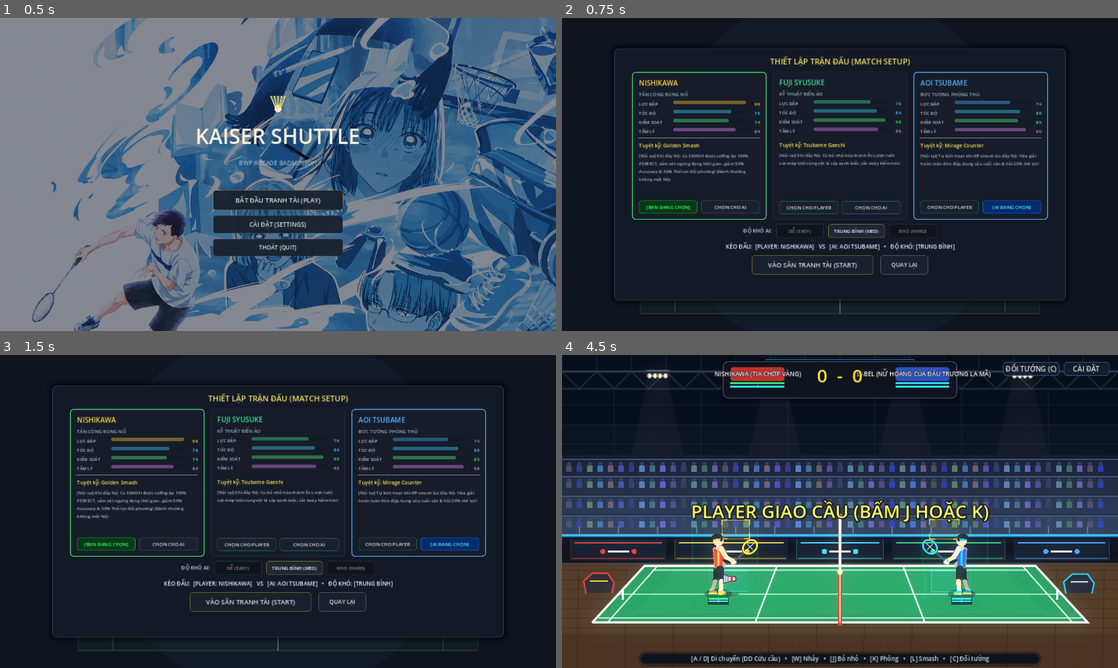
Above: before the commit, frames 1-4 (two rows, left to right).
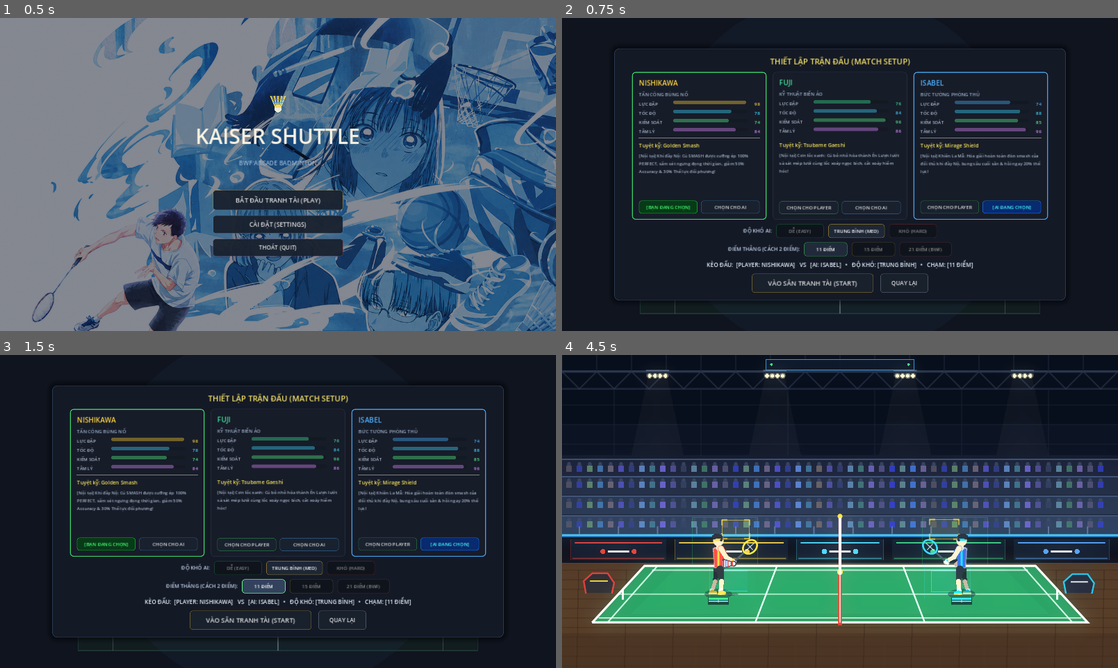
Above: after the commit, the same moments.

Repository: Lurz0205/kaiser-shuttle
Game: Godot game, scene res://scenes/Main.tscn
Two runs of this game, one before a commit and one after it. Both use one fixed random seed, a clock stepped at 60 frames per second and the inputs below.
Inputs (mouse positions are in pixels of both pictures, inside the frame that each line leads up to):
- Up to frame 1 (0.5 s): no input
- Up to frame 2 (0.75 s): click "BẮT ĐẦU TRANH TÀI (PLAY)" at 0.5 s
- Up to frame 3 (1.5 s): click (261, 586) at 1.25 s, where only the run after the commit has a clickable "11 ĐIỂM"
- Up to frame 4 (4.5 s): click (873, 586) at 2 s, where only the run after the commit has a clickable "15 ĐIỂM"; click "DỄ (EASY)" at 2.75 s; click "DỄ (EASY)" at 3.5 s; click "VÀO SÂN TRANH TÀI (START)" at 4.25 s

Frame 1 is identical in both runs. In frame 2, 2.5% of the frame differs, in the area x 13-86%, y 19-88%; in frame 3, 2.6%; in frame 4, 7.5%, in the area x 13-99%, y 1-100%.

Commit message:
feat: Isabel rename, AI hard stamina & anti-net blunder, Fuji gale vortex, target points & BWF deuce for scripts/ui/main_menu_controller.gd

Diff:
--- a/scripts/ui/main_menu_controller.gd
+++ b/scripts/ui/main_menu_controller.gd
@@ -8,7 +8,7 @@
 
 const CustomIcon = preload("res://scripts/ui/custom_icon.gd")
 
-signal start_match_requested(player_char: String, rival_char: String, difficulty: int)
+signal start_match_requested(player_char: String, rival_char: String, difficulty: int, target_points: int)
 signal settings_updated(squeak: bool)
 
 enum MenuState {
@@ -23,6 +23,7 @@
 var selected_player_id: String = "nishikawa"
 var selected_rival_id: String = "wall"
 var selected_difficulty: int = 1 # 0: Dễ, 1: Trung bình, 2: Khó
+var selected_target_points: int = 11 # 11, 15, hoặc 21
 
 # Settings parameters
 var squeak_enabled: bool = true
@@ -38,11 +39,14 @@
 var btn_diff_easy: Button
 var btn_diff_medium: Button
 var btn_diff_hard: Button
+var btn_pts_11: Button
+var btn_pts_15: Button
+var btn_pts_21: Button
 
 const CHAR_DATA = {
 	"nishikawa": {
 		"name": "NISHIKAWA",
-		"title": "The Golden Cannon",
+		"title": "Tia chớp vàng",
 		"archetype": "TẤN CÔNG BÙNG NỔ",
 		"color": Color(0.98, 0.82, 0.25, 1.0),
 		"icon_type": CustomIcon.IconType.LIGHTNING,
@@ -51,11 +55,11 @@
 		"control": 74,
 		"composure": 84,
 		"skill_name": "Golden Smash",
-		"skill_desc": "[Nội tại] Khi đầy Nộ: Cú SMASH được cưỡng ép 100% PERFECT, sấm sét ngưng đọng thời gian, giảm 50% Accuracy & 30% Thể lực đối phương! (Đánh thường không mất Nộ)"
+		"skill_desc": "[Nội tại] Khi đầy Nộ: Cú SMASH được cưỡng ép 100% PERFECT, sấm sét ngưng đọng thời gian, giảm 50% Accuracy & 30% Thể lực đối phương!"
 	},
 	"fuji": {
-		"name": "FUJI SYUSUKE",
-		"title": "The Maestro",
+		"name": "FUJI",
+		"title": "Cơn lốc xanh",
 		"archetype": "KỸ THUẬT BIẾN ẢO",
 		"color": Color(0.25, 0.88, 0.60, 1.0),
 		"icon_type": CustomIcon.IconType.FEATHER,
@@ -64,11 +68,11 @@
 		"control": 96,
 		"composure": 86,
 		"skill_name": "Tsubame Gaeshi",
-		"skill_desc": "[Nội tại] Khi đầy Nộ: Cú bỏ nhỏ hóa thành Én Lượn lướt sát mép lưới cùng vệt lá cây xanh biếc, cắt xoáy hiểm hóc!"
+		"skill_desc": "[Nội tại] Cơn lốc xanh: Cú bỏ nhỏ hóa thành Én Lượn lướt sà sát mép lưới cùng lốc xoáy ngọc bích, cắt xoáy hiểm hóc!"
 	},
 	"wall": {
-		"name": "AOI TSUBAME",
-		"title": "The Wall",
+		"name": "ISABEL",
+		"title": "Nữ hoàng của đấu trường La Mã",
 		"archetype": "BỨC TƯỜNG PHÒNG THỦ",
 		"color": Color(0.30, 0.70, 1.0, 1.0),
 		"icon_type": CustomIcon.IconType.SHIELD,
@@ -76,8 +80,8 @@
 		"agility": 88,
 		"control": 85,
 		"composure": 96,
-		"skill_name": "Mirage Counter",
-		"skill_desc": "[Nội tại] Tự kích hoạt khi đỡ smash lúc đầy Nộ: Hóa giải hoàn toàn đòn đập, bung sâu cuối sân & hồi 20% thể lực!"
+		"skill_name": "Mirage Shield",
+		"skill_desc": "[Nội tại] Khiên La Mã: Hóa giải hoàn toàn đòn smash của đối thủ khi đầy Nộ, bung sâu cuối sân & hồi ngay 20% thể lực!"
 	}
 }
 
@@ -118,6 +122,7 @@
 		if setup_panel.visible:
 			_update_setup_cards()
 			_update_difficulty_buttons()
+			_update_points_buttons()
 	if settings_panel: settings_panel.visible = (new_state == MenuState.SETTINGS)
 
 func _build_ui() -> void:
@@ -284,6 +289,30 @@
 	btn_diff_hard.pressed.connect(func(): _set_difficulty(2))
 	diff_box.add_child(btn_diff_hard)
 
+	# Điểm thắng ván đấu (Match Points: 11, 15, hoặc 21)
+	var pts_box = HBoxContainer.new()
+	pts_box.alignment = BoxContainer.ALIGNMENT_CENTER
+	pts_box.add_theme_constant_override("separation", 10)
+	setup_vbox.add_child(pts_box)
+
+	var lbl_pts = Label.new()
+	lbl_pts.text = "ĐIỂM THẮNG (CÁCH 2 ĐIỂM):"
+	lbl_pts.add_theme_font_size_override("font_size", 12)
+	lbl_pts.modulate = Color(0.75, 0.82, 0.90)
+	pts_box.add_child(lbl_pts)
+
+	btn_pts_11 = _create_clean_button("11 ĐIỂM", Color(0.3, 0.9, 0.4), Vector2(100, 32), 11)
+	btn_pts_11.pressed.connect(func(): _set_target_points(11))
+	pts_box.add_child(btn_pts_11)
+
+	btn_pts_15 = _create_clean_button("15 ĐIỂM", Color(0.95, 0.80, 0.25), Vector2(100, 32), 11)
+	btn_pts_15.pressed.connect(func(): _set_target_points(15))
+	pts_box.add_child(btn_pts_15)
+
+	btn_pts_21 = _create_clean_button("21 ĐIỂM (BWF)", Color(0.95, 0.40, 0.35), Vector2(120, 32), 11)
+	btn_pts_21.pressed.connect(func(): _set_target_points(21))
+	pts_box.add_child(btn_pts_21)
+
 	# Matchup Summary
 	label_matchup_summary = Label.new()
 	label_matchup_summary.horizontal_alignment = HORIZONTAL_ALIGNMENT_CENTER
@@ -512,6 +541,12 @@
 func _set_difficulty(diff: int) -> void:
 	selected_difficulty = diff
 	_update_difficulty_buttons()
+	_update_setup_cards()
+
+func _set_target_points(pts: int) -> void:
+	selected_target_points = pts
+	_update_points_buttons()
+	_update_setup_cards()
 
 func _update_difficulty_buttons() -> void:
 	if btn_diff_easy:
@@ -520,6 +555,14 @@
 		btn_diff_medium.modulate = Color(1.2, 1.2, 1.2) if selected_difficulty == 1 else Color(0.60, 0.60, 0.60)
 	if btn_diff_hard:
 		btn_diff_hard.modulate = Color(1.2, 1.2, 1.2) if selected_difficulty == 2 else Color(0.60, 0.60, 0.60)
+
+func _update_points_buttons() -> void:
+	if btn_pts_11:
+		btn_pts_11.modulate = Color(1.3, 1.3, 1.3) if selected_target_points == 11 else Color(0.60, 0.60, 0.60)
+	if btn_pts_15:
+		btn_pts_15.modulate = Color(1.3, 1.3, 1.3) if selected_target_points == 15 else Color(0.60, 0.60, 0.60)
+	if btn_pts_21:
+		btn_pts_21.modulate = Color(1.3, 1.3, 1.3) if selected_target_points == 21 else Color(0.60, 0.60, 0.60)
 
 func _update_setup_cards() -> void:
 	for cid in card_nodes.keys():
@@ -575,8 +618,8 @@
 		var p_name = CHAR_DATA[selected_player_id]["name"]
 		var r_name = CHAR_DATA[selected_rival_id]["name"]
 		var diff_str = "DỄ" if selected_difficulty == 0 else ("TRUNG BÌNH" if selected_difficulty == 1 else "KHÓ")
-		label_matchup_summary.text = "KÈO ĐẤU:  [PLAYER: %s]   VS   [AI: %s]   •   ĐỘ KHÓ: [%s]" % [p_name, r_name, diff_str]
+		label_matchup_summary.text = "KÈO ĐẤU:  [PLAYER: %s]   VS   [AI: %s]   •   ĐỘ KHÓ: [%s]   •   CHẠM: [%d ĐIỂM]" % [p_name, r_name, diff_str, selected_target_points]
 
 func _confirm_and_start_match() -> void:
-	start_match_requested.emit(selected_player_id, selected_rival_id, selected_difficulty)
+	start_match_requested.emit(selected_player_id, selected_rival_id, selected_difficulty, selected_target_points)
 	visible = false
